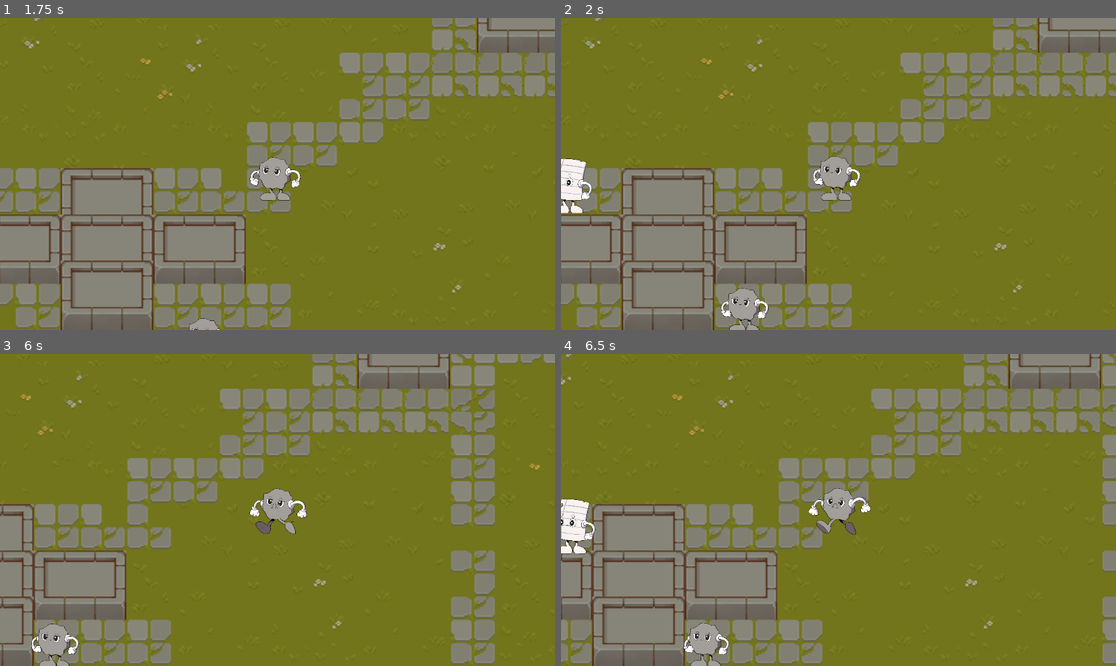
Above: before the commit, frames 1-4 (two rows, left to right).
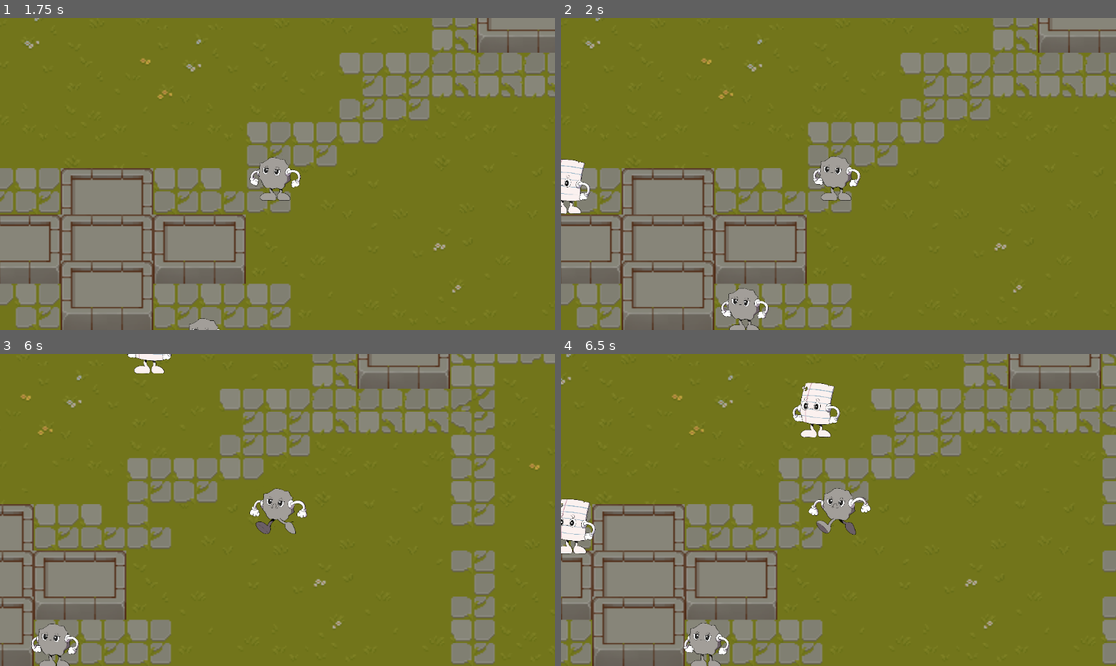
Above: after the commit, the same moments.

Repository: AKARandy/ROS
Game: Godot game, scene res://menus/menu.tscn
The game is run twice, just before and just after one commit, with the same random seed, the same clock (stepped at 60 frames per second) and the same inputs.
Inputs:
- Up to frame 1 (1.75 s): click "Play" at 0.5 s; click "Rock" at 1.25 s
- Up to frame 2 (2 s): no input
- Up to frame 3 (6 s): hold Right (ui_right) 2.03-2.78 s; hold Down (ui_down) 2.78-3.53 s; hold Right (ui_right) 3.53-4.28 s; hold Up (ui_up) 4.28-5.03 s; hold Left (ui_left) from 5.03 s (still down)
- Up to frame 4 (6.5 s): keep holding Left (ui_left)

Frame 1 is identical in both runs. In frame 2, 0.3% of the frame differs, in the area x 0-6%, y 44-63%; in frame 3, 0.3%; in frame 4, 1.0%, in the area x 41-51%, y 9-27%.

Commit message:
fix bug

Diff:
--- a/entities/enemy/ai_papper.gd
+++ b/entities/enemy/ai_papper.gd
@@ -7,19 +7,19 @@
 const CENTER = Vector2(450,300)
 enum {FLEEING, ROAMING}
 var state = ROAMING
-var body_to_flee_from : CharacterBody2D
+var body_to_flee_from : Vector2
 var random_target_pos : Vector2 = Vector2(450,300)
 
 func _physics_process(delta):
 	if chase == true:
-		var direction = (the_chased.position - self.position).normalized()
+		var direction = (the_chased - self.position).normalized()
 		velocity.x = direction.x * speed
 		velocity.y = direction.y * speed
 
 	if chase == false:
 		match state:
 			FLEEING:
-				position -= position.direction_to(body_to_flee_from.position) * speed * delta
+				position -= position.direction_to(body_to_flee_from) * speed * delta
 			ROAMING:
 				if position.distance_to(random_target_pos) <= speed * delta:
 					random_target_pos = CENTER + Vector2(0,300).rotated(randf() * 2 * PI)
@@ -31,21 +31,21 @@
 func _on_player_detection_body_entered(body):
 	if body.name == "player":
 		if EntityRoles.role == EntityRoles.Roles.ROCK:
-			the_chased = body
+			the_chased = body.position
 			chase = true
 		if EntityRoles.role == EntityRoles.Roles.SCISSOR:
 			chase = false
 			the_chased = null
 			state = FLEEING
-			body_to_flee_from = body
+			body_to_flee_from = body.position
 	if body.name == "ai_rock":
-		the_chased = body
+		the_chased = body.position
 		chase = true
 	if body.name == "ai_scissor":
 		chase = false
 		the_chased = null
 		state = FLEEING
-		body_to_flee_from = body
+		body_to_flee_from = body.position
 
 func _on_player_detection_body_exited(body):
 	if body.name == "player":
--- a/entities/enemy/ai_rock.gd
+++ b/entities/enemy/ai_rock.gd
@@ -7,19 +7,19 @@
 const CENTER = Vector2(450,300)
 enum {FLEEING, ROAMING}
 var state = ROAMING
-var body_to_flee_from : CharacterBody2D
+var body_to_flee_from : Vector2
 var random_target_pos : Vector2 = Vector2(450,300)
 
 func _physics_process(delta):
 	if chase == true:
-		var direction = (the_chased.position - self.position).normalized()
+		var direction = (the_chased - self.position).normalized()
 		velocity.x = direction.x * speed
 		velocity.y = direction.y * speed
 
 	if chase == false:
 		match state:
 			FLEEING:
-				position -= position.direction_to(body_to_flee_from.position) * speed * delta
+				position -= position.direction_to(body_to_flee_from) * speed * delta
 			ROAMING:
 				if position.distance_to(random_target_pos) <= speed * delta:
 					random_target_pos = CENTER + Vector2(0,300).rotated(randf() * 2 * PI)
@@ -29,23 +29,24 @@
 	move_and_slide()
 
 func _on_player_detection_body_entered(body):
+	print(body)
 	if body.name == "player":
 		if EntityRoles.role == EntityRoles.Roles.SCISSOR:
-			the_chased = body
+			the_chased = body.position
 			chase = true
 		if EntityRoles.role == EntityRoles.Roles.PAPER:
 			chase = false
 			the_chased = null
 			state = FLEEING
-			body_to_flee_from = body
+			body_to_flee_from = body.position
 	if body.name == "ai_scissor":
-		the_chased = body
+		the_chased = body.position
 		chase = true
 	if body.name == "ai_paper":
 		chase = false
 		the_chased = null
 		state = FLEEING
-		body_to_flee_from = body
+		body_to_flee_from = body.position
 
 func _on_player_detection_body_exited(body):
 	if body.name == "player":
--- a/entities/enemy/ai_scissor.gd
+++ b/entities/enemy/ai_scissor.gd
@@ -7,19 +7,19 @@
 const CENTER = Vector2(450,300)
 enum {FLEEING, ROAMING}
 var state = ROAMING
-var body_to_flee_from : CharacterBody2D
+var body_to_flee_from : Vector2
 var random_target_pos : Vector2 = Vector2(450,300)
 
 func _physics_process(delta):
 	if chase == true:
-		var direction = (the_chased.position - self.position).normalized()
+		var direction = (the_chased - self.position).normalized()
 		velocity.x = direction.x * speed
 		velocity.y = direction.y * speed
 
 	if chase == false:
 		match state:
 			FLEEING:
-				position -= position.direction_to(body_to_flee_from.position) * speed * delta
+				position -= position.direction_to(body_to_flee_from) * speed * delta
 			ROAMING:
 				if position.distance_to(random_target_pos) <= speed * delta:
 					random_target_pos = CENTER + Vector2(0,300).rotated(randf() * 2 * PI)
@@ -31,21 +31,21 @@
 func _on_player_detection_body_entered(body):
 	if body.name == "player":
 		if EntityRoles.role == EntityRoles.Roles.PAPER:
-			the_chased = body
+			the_chased = body.position
 			chase = true
 		if EntityRoles.role == EntityRoles.Roles.ROCK:
 			chase = false
 			the_chased = null
 			state = FLEEING
-			body_to_flee_from = body
+			body_to_flee_from = body.position
 	if body.name == "ai_paper":
-		the_chased = body
+		the_chased = body.position
 		chase = true
 	if body.name == "ai_rock":
 		chase = false
 		the_chased = null
 		state = FLEEING
-		body_to_flee_from = body
+		body_to_flee_from = body.position
 
 func _on_player_detection_body_exited(body):
 	if body.name == "player":
